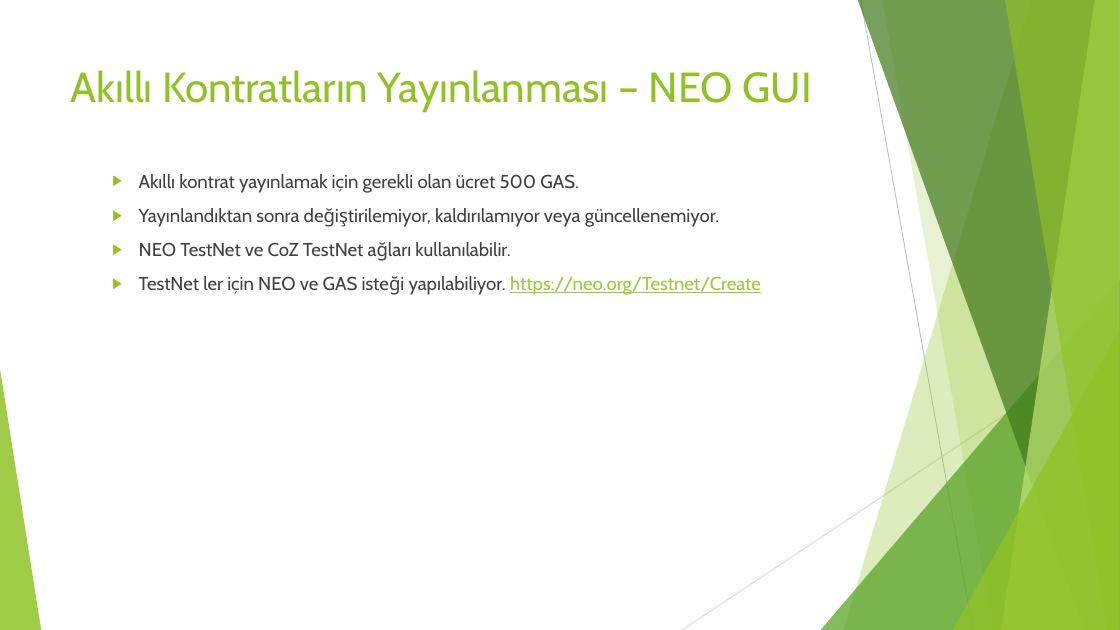
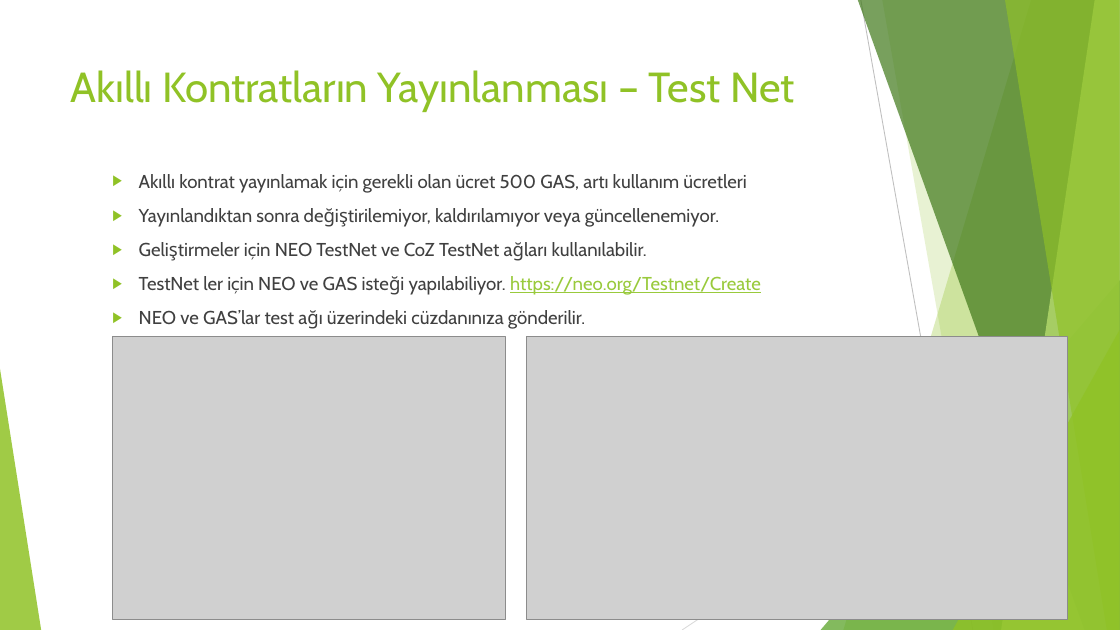
Before and after one commit to NeoBlockchainTurkey/SunumDosyalari, a slide deck: slide 21 of 12.05.2018 Marmara Blockchain Day/NEO Blokzinciri.pptx. Drawn at 1120x630 pixels with LibreOffice and Linux fonts; fonts in the diff are those of the drawing; grey boxes stand for pictures. Boxes give left, top, right and bottom in pixels: in the first picture for what was removed or moved away, otherwise in the second. Text is boxed around its words. In the diff, an @@ line names an element or a change of style, - is before the commit and + after.

```diff
--- a/12.05.2018 Marmara Blockchain Day/NEO Blokzinciri.pptx
+++ b/12.05.2018 Marmara Blockchain Day/NEO Blokzinciri.pptx
@@ title at [71,70,795,112]: text changed @@
-Akıllı Kontratların Yayınlanması – NEO GUI
+Akıllı Kontratların Yayınlanması – Test Net
@@ text at [139,174,746,193]: text changed @@
-  ▶ Akıllı kontrat yayınlamak için gerekli olan ücret 500 GAS.
+  ▶ Akıllı kontrat yayınlamak için gerekli olan ücret 500 GAS, artı kullanım ücretleri
@@ text at [244,242,647,260]: text changed @@
-  ▶ NEO TestNet ve CoZ TestNet ağları kullanılabilir.
+  ▶ Geliştirmeler için NEO TestNet ve CoZ TestNet ağları kullanılabilir.
@@ text at [139,310,585,329]: paragraph added @@
+  ▶ NEO ve GAS’lar test ağı üzerindeki cüzdanınıza gönderilir.
@@ picture added at [113,336,505,618] @@
@@ picture added at [527,336,1067,618] @@
```
Also in this commit, not shown: 4 slides added, 8 other files.
